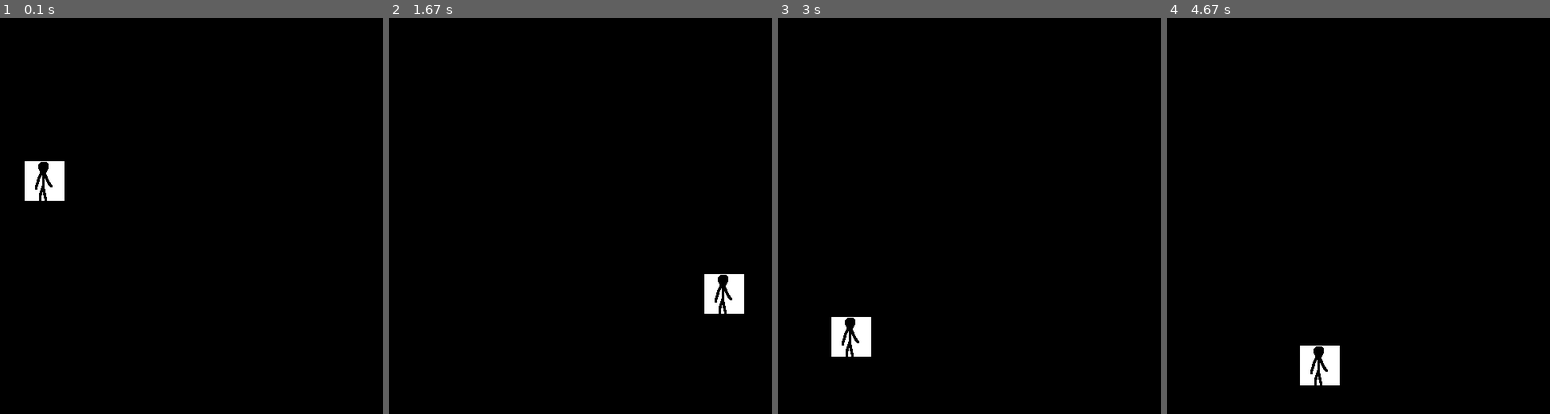
Above: before the commit, frames 1-4 (left to right).
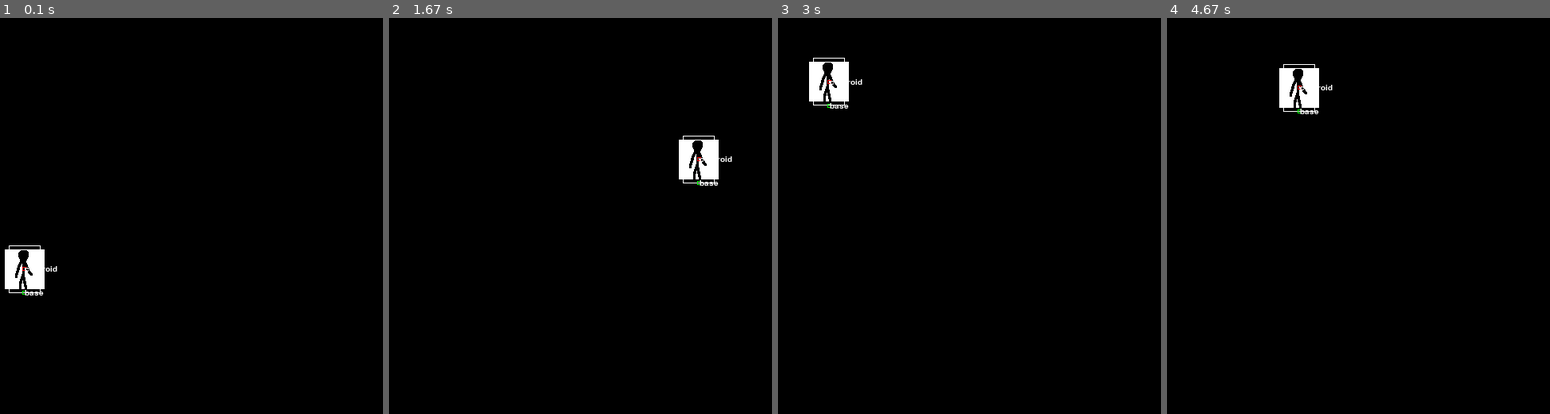
Above: after the commit, the same moments.

Repository: binnev/pygame_sandbox
Game: pygame game, started from tutorial/sandbox.py
Two runs of this game, one before a commit and one after it. Both use one fixed random seed, a clock stepped at 60 frames per second and the inputs below.
Inputs:
- Up to frame 1 (0.1 s): no input
- Up to frame 2 (1.67 s): hold Right 0.33-0.8 s; tap Space at 0.83, 1.23, 1.53 s; hold Right 1.17-1.63 s
- Up to frame 3 (3 s): hold Left 1.67-2.2 s; tap Space at 1.73, 2.03, 2.3, 2.63, 2.93 s; hold Down 2.23-2.53 s; hold Left 2.57-2.97 s
- Up to frame 4 (4.67 s): hold Right 3-3.63 s; tap Space at 3.07, 3.37, 3.73, 4.13, 4.43, 4.63 s; hold Down 3.67-4.03 s; hold Left 4.07-4.53 s; hold Right from 4.57 s (still down)

The runs differ from the first frame. In frame 1, 1.8% of the frame differs, in the area x 1-17%, y 36-71%; in frame 2, 1.8%; in frame 3, 1.8%, in the area x 8-25%, y 10-86%; in frame 4, 1.8%.

Commit message:
Character appears right way up now.

Diff:
--- a/tutorial/conf.py
+++ b/tutorial/conf.py
@@ -2,7 +2,7 @@
 
 SCREEN_WIDTH = 500
 SCREEN_HEIGHT = 500
-FLOOR_HEIGHT = 0
+FLOOR_HEIGHT = 10
 
 # key mapping
 class Keys:
--- a/tutorial/objects.py
+++ b/tutorial/objects.py
@@ -115,6 +115,7 @@
             states.SQUAT: self.state_squat,
         }
         self.frames_elapsed = 0
+        self.font = pygame.font.Font("freesansbold.ttf", 10)
 
     @property
     def color(self):
@@ -200,23 +201,46 @@
         )
 
     def draw(self, window):
+        # sprite
         sprite = self.sprites.get(self.state)
         if sprite:
+            frame = sprite.get_frame(self.frames_elapsed //
+                                     self.ticks_per_frame)
             window.blit(
-                sprite.get_frame(self.frames_elapsed // self.ticks_per_frame),
-                (self.x, self.y))  #, self.width, self.height))
-        else:
-            # bounding box
-            pygame.draw.rect(window, self.color,
-                             (self.x - self.width / 2, self.y - self.height / 2,
-                              self.width, self.height), 1)
-            # centroid
-            pygame.draw.rect(window, (255, 0, 0), (*self.centroid, 2, 2))
-            # base
-            pygame.draw.rect(window, (255, 0, 0), (*self.base, 2, 2))
-
-    @property
-    def screen_y(self, y):
+                frame,
+                (
+                    self.centroid.x -
+                    frame.get_rect().width / 2,  # minus sprite width
+                    self.screen_y(self.y) -
+                    frame.get_rect().height / 2),  # minus sprite height
+            )
+        # bounding box
+        pygame.draw.rect(window, self.color,
+                         (self.x - self.width / 2, self.screen_y(self.y) -
+                          self.height / 2, self.width, self.height), 1)
+        # centroid
+        centroid_width = 5
+        pygame.draw.rect(window, (255, 0, 0),
+                         (self.centroid.x - centroid_width / 2,
+                          self.screen_y(self.centroid.y) - centroid_width / 2,
+                          centroid_width, centroid_width), 1)
+        text = self.font.render("centroid", True, (255, 255, 255), None)
+        textRect = text.get_rect()
+        # textRect.center = self.centroid.x, self.screen_y(self.centroid.y)
+        textRect.midleft = self.centroid.x, self.screen_y(self.centroid.y)
+        window.blit(text, textRect)
+        # base
+        pygame.draw.rect(
+            window, (0, 255, 0),
+            (self.base.x - centroid_width / 2, self.screen_y(self.base.y) -
+             centroid_width / 2, centroid_width, centroid_width), 1)
+        text = self.font.render("base", True, (255, 255, 255), None)
+        textRect = text.get_rect()
+        textRect.midleft = self.base.x, self.screen_y(self.base.y)
+        window.blit(text, textRect)
+
+    @staticmethod
+    def screen_y(y):
         return SCREEN_HEIGHT - y
 
     @property
@@ -283,6 +307,7 @@
 
         if not self.airborne:
             self.state = states.STAND
+            self.v = 0
 
     def state_squat(self, keys):
         if keys[Keys.JUMP]:
